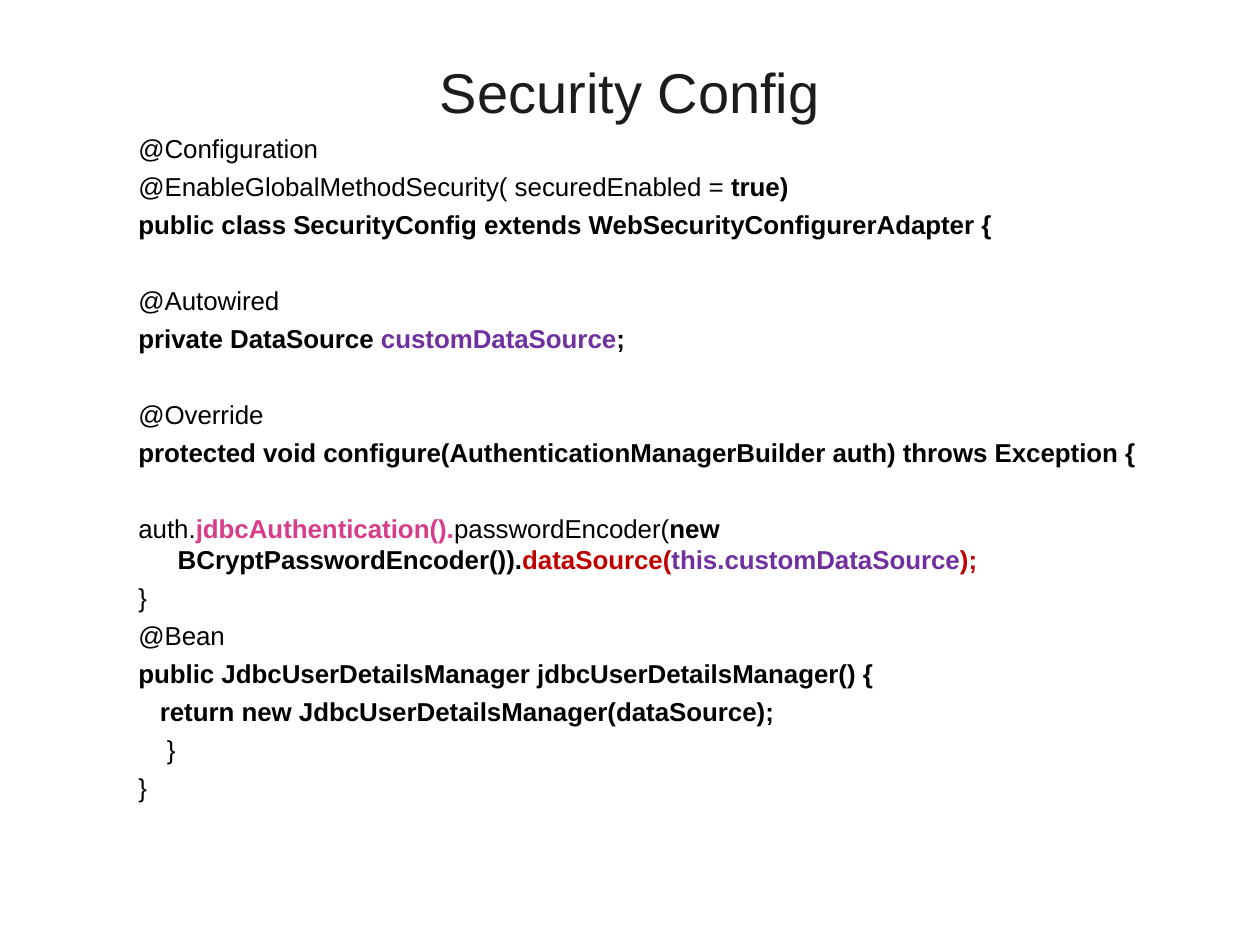
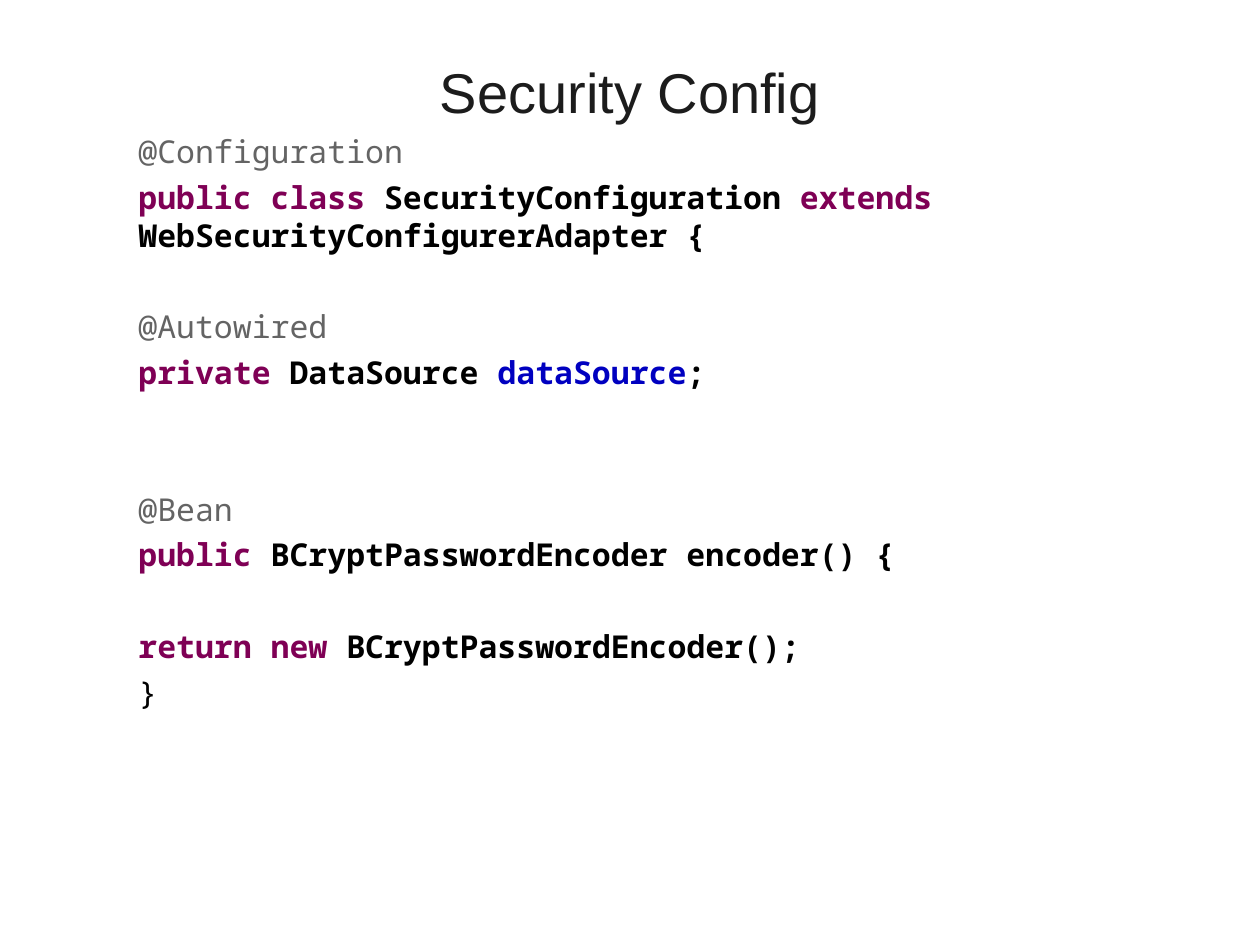
Before and after one commit to vatsank/spring_presentations, a slide deck: slide 30 of SpringMicroService_Module2_Ver01.ppt (slide 32 before the commit). Drawn at 1260x945 pixels with LibreOffice and Linux fonts; fonts in the diff are those of the drawing; background and template pictures are left out. Boxes give left, top, right and bottom in pixels: in the first picture for what was removed or moved away, otherwise in the second. Text is boxed around its words. In the diff, an @@ line names an element or a change of style, - is before the commit and + after.

```diff
--- a/SpringMicroService_Module2_Ver01.ppt
+++ b/SpringMicroService_Module2_Ver01.ppt
@@ text at [138,139,403,341]: size 14.8 to 18 pt, font Arial to Noto Sans Mono in "@Configuration", "@Autowired", "}"; text colour #000000 to #646464 in "@Configuration", "@Autowired"; indent changed @@
@@ text at [138,184,932,255]: text changed; size 14.8 to 18 pt; font Arial to Noto Sans Mono @@
-  @EnableGlobalMethodSecurity( securedEnabled = true)
-  public class SecurityConfig extends WebSecurityConfigurerAdapter {
+  public class SecurityConfiguration extends WebSecurityConfigurerAdapter {
@@ text at [138,359,856,666]: text changed; size 14.8 to 18 pt; font Arial to Noto Sans Mono @@
-  private DataSource customDataSource;
-  @Override
-  protected void configure(AuthenticationManagerBuilder auth) throws Exception {
-  auth.jdbcAuthentication().passwordEncoder(new BCryptPasswordEncoder()).dataSource(this.customDataSource);
+  private DataSource dataSource;
+  @Bean
+  public BCryptPasswordEncoder encoder() {
+  return new BCryptPasswordEncoder();
@@ text at [138,626,855,727]: paragraphs removed @@
-  @Bean
-  public JdbcUserDetailsManager jdbcUserDetailsManager() {
-  return new JdbcUserDetailsManager(dataSource);
-  }
-  }
```
Also in this commit, not shown: 25 other slides changed, 49 slides added, 5 slides removed, 2 other files.
